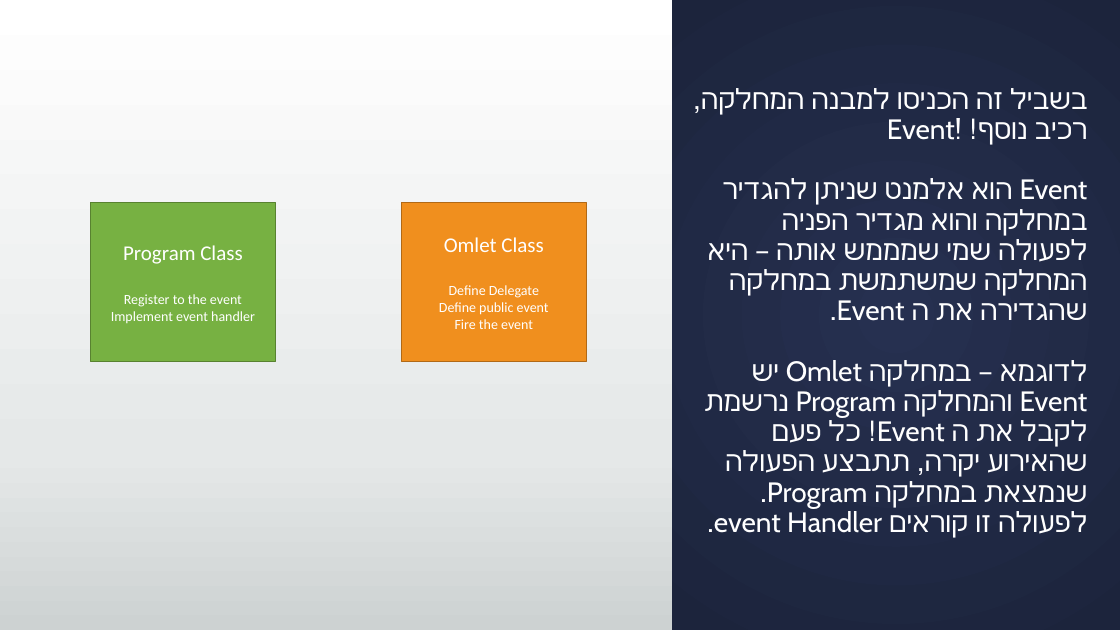
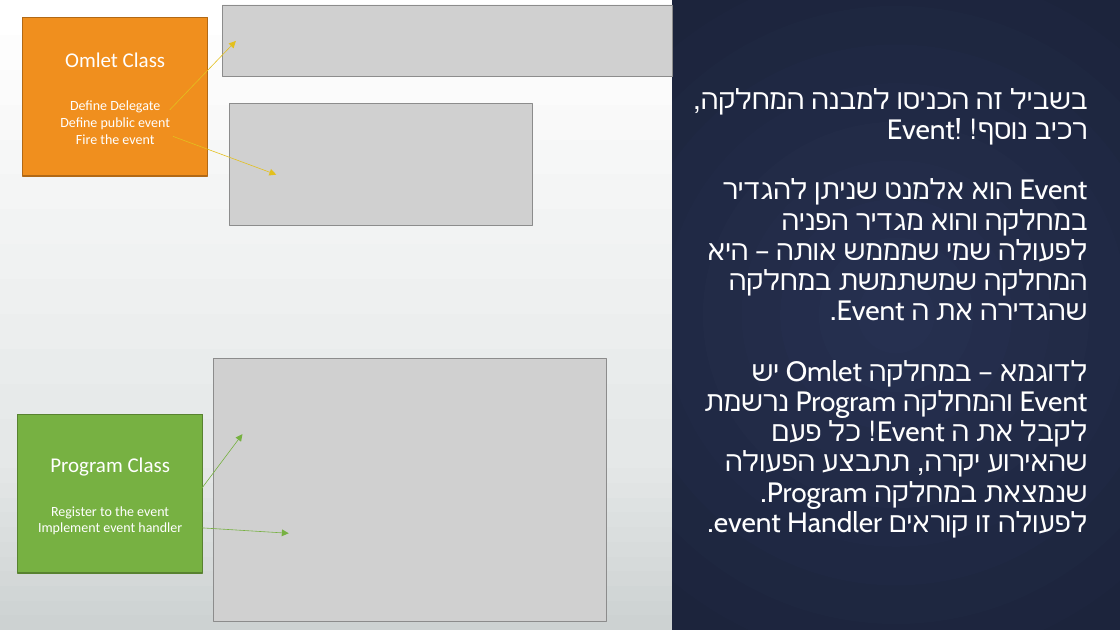
Before and after one commit to stma1one/EventsAndThreadsLecture, a slide deck: slide 7 of Documents/Events Threads and Async Methods.pptx (slide 5 before the commit). Drawn at 1120x630 pixels with LibreOffice and Linux fonts; fonts in the diff are those of the drawing; grey boxes stand for pictures. Boxes give left, top, right and bottom in pixels: in the first picture for what was removed or moved away, otherwise in the second. Text is boxed around its words. In the diff, an @@ line names an element or a change of style, - is before the commit and + after.

Commit message:
change some slides ino presentation

```diff
--- a/Documents/Events Threads and Async Methods.pptx
+++ b/Documents/Events Threads and Async Methods.pptx
@@ rectangle "Omlet Class Define Delegate Define ..." moved from (x1=402, y1=202, x2=586, y2=361) to (x1=23, y1=18, x2=208, y2=176) @@
@@ picture added at (x1=223, y1=5, x2=672, y2=77) @@
@@ arrow added from (170, 110) to (236, 41), #E3C01E 0.5 pt @@
@@ picture added at (x1=229, y1=103, x2=532, y2=226) @@
@@ arrow added from (173, 136) to (276, 175), #E3C01E 0.5 pt @@
@@ picture added at (x1=213, y1=358, x2=607, y2=621) @@
@@ rectangle "Program Class" moved from (x1=91, y1=202, x2=276, y2=361) to (x1=18, y1=414, x2=202, y2=573) @@
@@ arrow added from (183, 513) to (243, 434), #77B142 0.5 pt @@
@@ arrow added from (195, 528) to (289, 534), #77B142 0.5 pt @@
```
Also in this commit, not shown: 4 other slides changed, 2 slides added, 1 other file.
